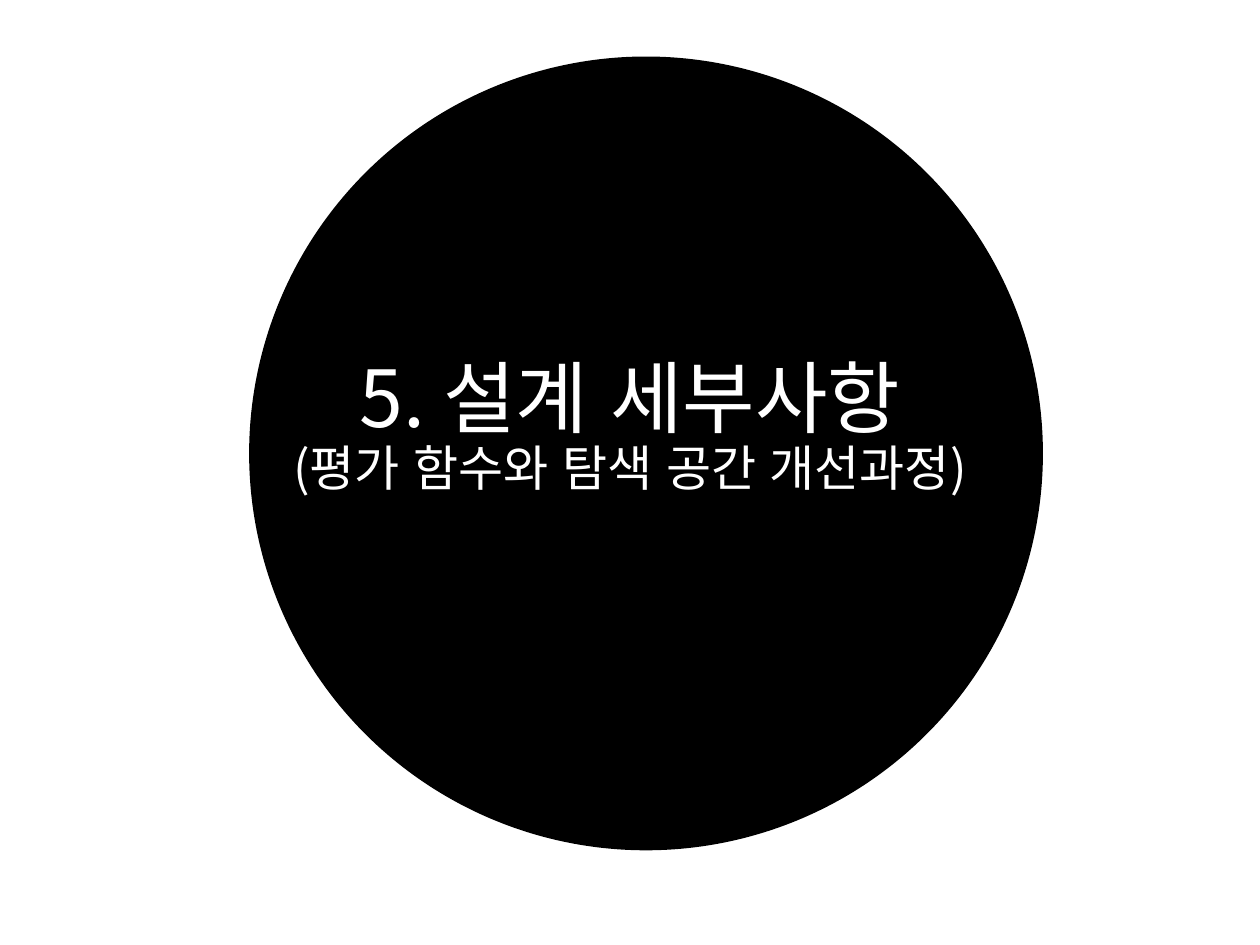
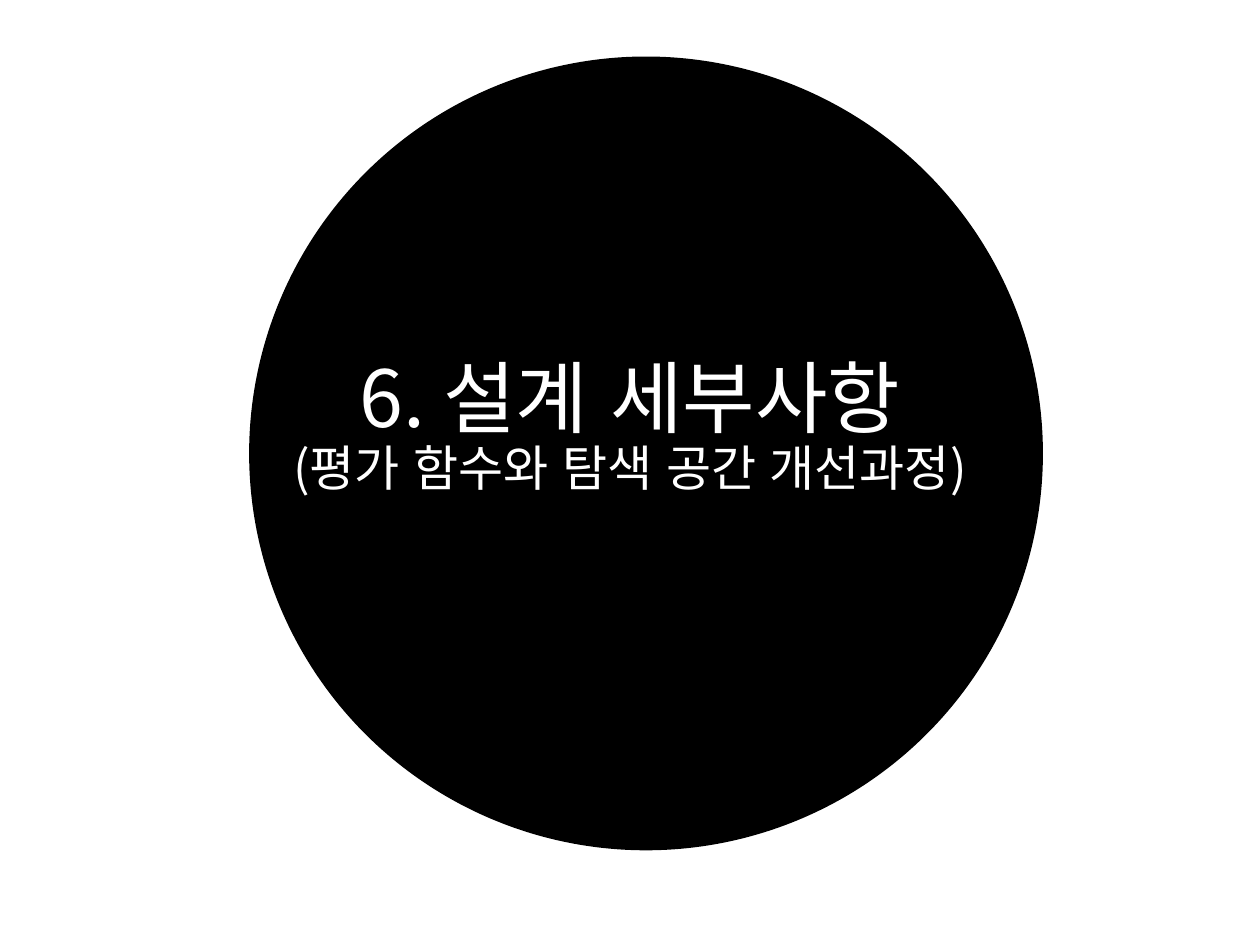
Before and after one commit to ChanJun-Park/AI_Gomoku, a slide deck: slide 21 of 최종보고서.pptx (slide 14 before the commit). Drawn at 1260x945 pixels with LibreOffice and Linux fonts; fonts in the diff are those of the drawing. Boxes give left, top, right and bottom in pixels: in the first picture for what was removed or moved away, otherwise in the second. Text is boxed around its words. In the diff, an @@ line names an element or a change of style, - is before the commit and + after.

```diff
--- a/최종보고서.pptx
+++ b/최종보고서.pptx
@@ title at (293,361,967,496): text changed @@
-5. 설계 세부사항
-(평가 함수와 탐색 공간 개선과정)
+6. 설계 세부사항
+(평가 함수와 탐색 공간 개선과정)
```
Also in this commit, not shown: 5 other slides changed, 15 slides added, 2 other files.
